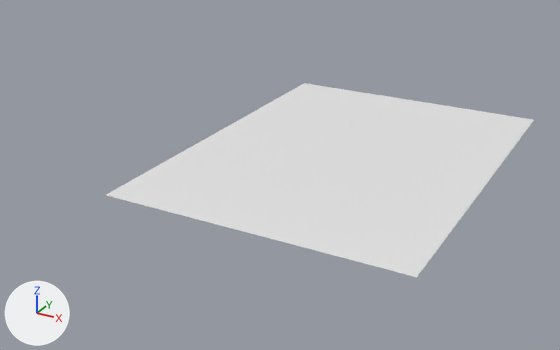
The OBJ model assets/maps/chunks/terrain_lod1_-4_-2.obj as it was, and as the next commit left it.
Before and after are seen from a camera (50 mm lens) standing at (-167.6, -14.3, 40.5) and looking at (-226.0, 91.9, -12.5). Lighting does not change. The marker at lower left points along +X, +Y and +Z. The first picture is the older version. Where no turn or scale is listed for an object, it has been applied to the vertices.

Names of what the first picture shows: 'terrain_lod1_-4_-2'.
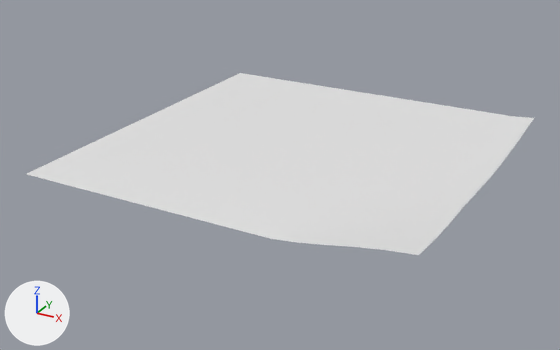
The change, as a list of edits to the scene's bpy script:
```text
Change me_terrain_lod1__4__2:
    used by ob_terrain_lod1__4__2; location = (0.0, 0.0, 0.0)
    remove me_terrain_lod1__4__2.from_pydata(...)  # 221 vertices, 384 faces; spans x -240.0..-192.0, y 64.0..128.0, z -8.0
    add me_terrain_lod1__4__2.from_pydata(...)  # 289 vertices, 512 faces; spans x -256.0..-192.0, y 64.0..128.0, z -8.0..-5.0
    me_terrain_lod1__4__2 part 1
    17 new vertices lie (-4.0, 0.0, 0.0) away from vertices in x -240.0, y 64.0..128.0, z -8.0
    17 new vertices lie (-4.0, 0.0, 0.0) away from vertices in x -244.0, y 64.0..128.0, z -8.0
    17 new vertices lie (-4.0, 0.0, 0.0) away from vertices in x -248.0, y 64.0..128.0, z -8.0
    17 new vertices lie (-4.0, 0.0, 0.0) away from vertices in x -252.0, y 64.0..128.0, z -8.0
    128 new faces join them
    me_terrain_lod1__4__2 part 2
    24 vertices move from x -208.0..-192.0, y 64.0..100.0, z -8.0 to x -208.0..-192.0, y 64.0..100.0, z -7.9..-5.0
    other edits to the shape of me_terrain_lod1__4__2 do not show in these pictures
```

Location of each change, (x1, y1, x2, y2) in pixels of the pictures (560 x 350 px; the box of a moved part takes in the faces that stretch with it):
'terrain_lod1_-4_-2', reshaped (18% wider, 6% shorter)
    before: (106, 83, 534, 277)
    after: (27, 73, 534, 255)
part 1 of me_terrain_lod1__4__2, added
    after: (27, 73, 304, 195)
part 2 of me_terrain_lod1__4__2, moved or reshaped
    before: (272, 164, 501, 277)
    after: (272, 164, 501, 255)
